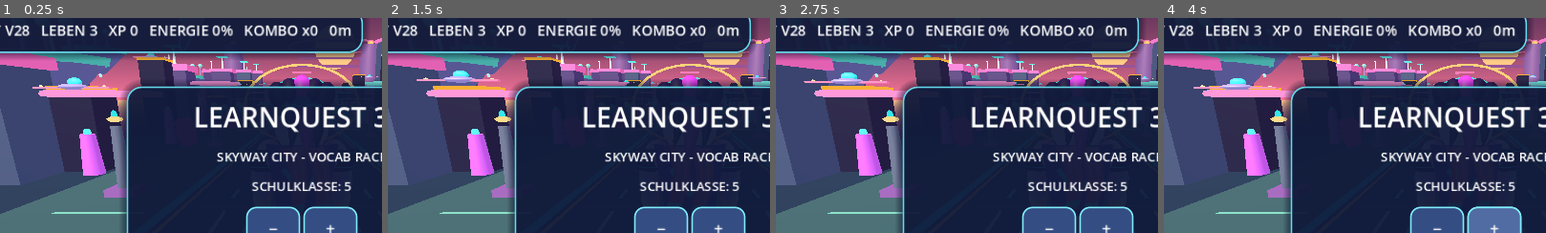
Above: before the commit, frames 1-4 (left to right).
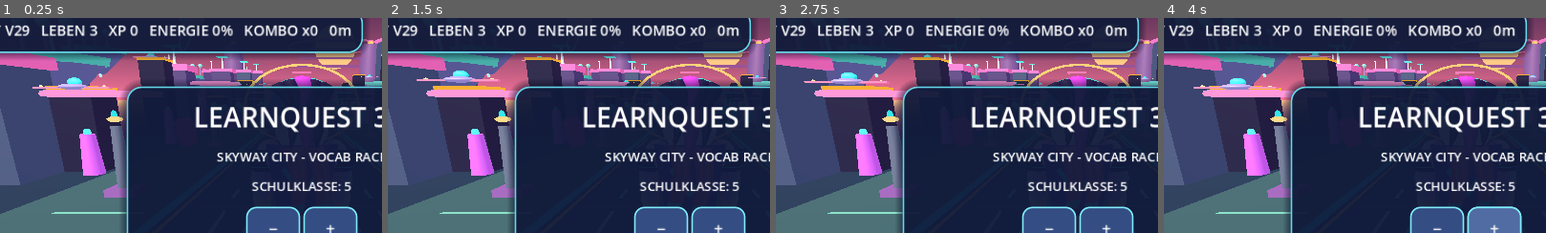
Above: after the commit, the same moments.

Repository: mtothek0703/learnquest-unity-web
Game: Godot game, scene res://main.tscn
Same seed, same stepped clock (60 frames per second), same inputs: the game is played once before the commit and once after it.
Inputs:
- Up to frame 1 (0.25 s): no input
- Up to frame 2 (1.5 s): click "RECHTS >" at 0.5 s; click "SPRINGEN" at 1.25 s
- Up to frame 3 (2.75 s): click "TURBO" at 2 s
- Up to frame 4 (4 s): click "−" at 2.75 s; click "+" at 3.5 s
The pictures show only the part of the screen within x 10-60%, y 4-54%; the shares and areas given below are measured in that part.

The runs differ from the first frame. In frame 1, 0.2% of the frame differs, in the area x 5-88%, y 3-32%; in frame 2, 0.2%; in frame 3, 0.2%; in frame 4, 0.2%.

Commit message:
Skyway V29: expressive face rig, sculpted hair crest and immutable release

Diff:
--- a/godot/rider_character.gd
+++ b/godot/rider_character.gd
@@ -99,7 +99,10 @@
     _add_animated_costume(model)
     _add_balance_arms(model)
     _add_balance_legs(model)
-    _add_face_details(model)
+    # Original animated facial rig replaces the old box-shaped smile and brows.
+    var face := preload("res://rider_face.gd").new() as Node3D
+    face.name = "ExpressiveFace"
+    model.add_child(face)
     _add_hairstyle(model)
     _add_sculpted_jacket(model)
     # Keep the original animated board and lights, hide only its old body.
@@ -400,12 +403,10 @@
         var side := float(index - 2)
         var tuft := MeshInstance3D.new()
         tuft.name = "SweptHair%d" % index
-        var tuft_mesh := SphereMesh.new()
-        tuft_mesh.radius = 0.15
-        tuft_mesh.height = 0.43
-        tuft.mesh = tuft_mesh
+        # Individually sculpted swept locks replace the spherical hair cap.
+        tuft.mesh = _build_tapered_hair_mesh(0.55, 0.15, 0.25)
         tuft.material_override = highlight if index == 2 else hair
-        tuft.position = Vector3(side * 0.17, 2.92 - absf(side) * 0.045, 0.28)
+        tuft.position = Vector3(side * 0.17, 3.05 - absf(side) * 0.045, 0.28)
         tuft.rotation.x = -0.48
         tuft.rotation.z = side * -0.17
         hairstyle.add_child(tuft)
--- /dev/null
+++ b/godot/rider_face.gd
@@ -0,0 +1,133 @@
+extends Node3D
+## Original, lightweight facial model for the imported rider. No external assets.
+## Curved mesh brows/smile, layered eyes, blush, and animated blinks replace
+## the previous box-based face without touching physics or the hoverboard.
+var clock: float = 0.0
+var eyes: Array[Node3D] = []
+var brows: Array[Node3D] = []
+
+func _ready() -> void:
+    _build_face()
+
+func _process(delta: float) -> void:
+    var rider := get_parent().get_parent()
+    var turbo := bool(rider.get("boosting")) if rider != null else false
+    clock += delta * (1.3 if turbo else 1.0)
+    var openness := _blink_factor(clock)
+    for eye in eyes:
+        eye.scale.y = lerpf(eye.scale.y, openness, minf(1.0, delta * 32.0))
+    for i in range(brows.size()):
+        var sign := -1.0 if i == 0 else 1.0
+        var target := sign * (0.10 if turbo else 0.0)
+        brows[i].rotation.z = lerpf(brows[i].rotation.z, target, minf(1.0, delta * 8.0))
+
+func _blink_factor(time: float) -> float:
+    var phase := fposmod(time, 4.0)
+    if phase > 3.82 and phase < 3.98:
+        return clampf(absf(phase - 3.90) / 0.08, 0.08, 1.0)
+    return 1.0
+
+func _material(color: Color, metallic: float = 0.0, glow: bool = false) -> StandardMaterial3D:
+    var material := StandardMaterial3D.new()
+    material.albedo_color = color
+    material.metallic = metallic
+    material.roughness = 0.48
+    if glow:
+        material.emission_enabled = true
+        material.emission = color * 0.65
+        material.emission_energy_multiplier = 1.8
+    return material
+
+func _sphere(name: String, parent: Node3D, position_3d: Vector3, radius: float, height: float, material: StandardMaterial3D) -> MeshInstance3D:
+    var node := MeshInstance3D.new()
+    node.name = name
+    var mesh := SphereMesh.new()
+    mesh.radius = radius
+    mesh.height = height
+    mesh.radial_segments = 12
+    mesh.rings = 6
+    node.mesh = mesh
+    node.material_override = material
+    node.position = position_3d
+    parent.add_child(node)
+    return node
+
+func _tube(name: String, parent: Node3D, points: PackedVector3Array, radius: float, material: StandardMaterial3D) -> MeshInstance3D:
+    # Six-sided swept tube: smooth curved silhouette, minimal mobile GPU cost.
+    var tool := SurfaceTool.new()
+    tool.begin(Mesh.PRIMITIVE_TRIANGLES)
+    const SIDES := 8
+    for i in range(points.size() - 1):
+        var a := points[i]
+        var b := points[i + 1]
+        var tangent := (b - a).normalized()
+        var across := Vector3(-tangent.y, tangent.x, 0.0).normalized()
+        for j in range(SIDES):
+            var angle0 := TAU * float(j) / float(SIDES)
+            var angle1 := TAU * float(j + 1) / float(SIDES)
+            var p00 := a + across * cos(angle0) * radius + Vector3.FORWARD * sin(angle0) * radius
+            var p01 := a + across * cos(angle1) * radius + Vector3.FORWARD * sin(angle1) * radius
+            var p10 := b + across * cos(angle0) * radius + Vector3.FORWARD * sin(angle0) * radius
+            var p11 := b + across * cos(angle1) * radius + Vector3.FORWARD * sin(angle1) * radius
+            tool.add_vertex(p00)
+            tool.add_vertex(p10)
+            tool.add_vertex(p11)
+            tool.add_vertex(p00)
+            tool.add_vertex(p11)
+            tool.add_vertex(p01)
+    tool.generate_normals()
+    var node := MeshInstance3D.new()
+    node.name = name
+    node.mesh = tool.commit()
+    node.material_override = material
+    parent.add_child(node)
+    return node
+
+func _build_face() -> void:
+    var white := _material(Color(0.99, 0.96, 0.91))
+    var iris := _material(Color(0.15, 0.42, 0.74))
+    var pupil := _material(Color(0.04, 0.05, 0.12))
+    var glint := _material(Color(0.9, 1.0, 1.0), 0.0, true)
+    var outline := _material(Color(0.14, 0.07, 0.21))
+    var blush := _material(Color(0.94, 0.38, 0.49))
+    var skin := _material(Color(0.93, 0.67, 0.49))
+    var headset := _material(Color(0.12, 0.16, 0.34), 0.55)
+    var headset_glow := _material(Color(0.16, 0.86, 1.0), 0.12, true)
+    for i in range(2):
+        var side := -1.0 if i == 0 else 1.0
+        var eye := Node3D.new()
+        eye.name = "LeftEye" if i == 0 else "RightEye"
+        eye.position = Vector3(side * 0.17, 2.47, -0.405)
+        add_child(eye)
+        _sphere("EyeOutline", eye, Vector3(0.0, 0.0, -0.015), 0.125, 0.19, outline)
+        _sphere("EyeWhite", eye, Vector3(0.0, 0.0, -0.052), 0.103, 0.16, white)
+        _sphere("Iris", eye, Vector3(-side * 0.012, 0.0, -0.129), 0.060, 0.094, iris)
+        _sphere("Pupil", eye, Vector3(-side * 0.012, 0.0, -0.168), 0.035, 0.060, pupil)
+        _sphere("EyeGlint", eye, Vector3(-side * 0.029, 0.023, -0.191), 0.017, 0.025, glint)
+        eyes.append(eye)
+        var brow := Node3D.new()
+        brow.name = "LeftBrow" if i == 0 else "RightBrow"
+        brow.position = Vector3(side * 0.17, 2.62, -0.438)
+        add_child(brow)
+        _tube("SculptedBrow", brow, PackedVector3Array([
+            Vector3(-0.105, -0.018, 0.0),
+            Vector3(-0.055, 0.015, -0.015),
+            Vector3(0.0, 0.027, -0.018),
+            Vector3(0.055, 0.015, -0.015),
+            Vector3(0.105, -0.018, 0.0)
+        ]), 0.021, outline)
+        brows.append(brow)
+        _sphere("Cheek%d" % i, self, Vector3(side * 0.33, 2.31, -0.398), 0.078, 0.06, blush)
+        # Layered neon headset remains readable from side and chase views.
+        _sphere("HeadsetShell%d" % i, self, Vector3(side * 0.48, 2.43, 0.025), 0.16, 0.22, headset)
+        _sphere("HeadsetLight%d" % i, self, Vector3(side * 0.55, 2.43, 0.035), 0.115, 0.14, headset_glow)
+    _sphere("SculptedNose", self, Vector3(0.0, 2.34, -0.48), 0.066, 0.105, skin)
+    _tube("CurvedSmile", self, PackedVector3Array([
+        Vector3(-0.17, 2.235, -0.430),
+        Vector3(-0.11, 2.205, -0.446),
+        Vector3(-0.05, 2.193, -0.454),
+        Vector3(0.0, 2.19, -0.457),
+        Vector3(0.05, 2.193, -0.454),
+        Vector3(0.11, 2.205, -0.446),
+        Vector3(0.17, 2.235, -0.430)
+    ]), 0.014, outline)
--- a/godot/smoke_test.gd
+++ b/godot/smoke_test.gd
@@ -57,6 +57,28 @@
     if (sculpted_lock.mesh as ArrayMesh).surface_get_array_len(0) < 200:
         _fail("Tapered hair mesh has insufficient geometry")
         return
+    # V29: expressive face has original curved geometry and timed blinking.
+    var face := installed_model.get_node_or_null("ExpressiveFace") as Node3D
+    if face == null:
+        _fail("Expressive facial rig is missing")
+        return
+    var smile := face.get_node_or_null("CurvedSmile") as MeshInstance3D
+    if smile == null or not (smile.mesh is ArrayMesh) or (smile.mesh as ArrayMesh).surface_get_array_len(0) < 200:
+        _fail("Sculpted curved smile mesh is missing")
+        return
+    for eye_name in ["LeftEye", "RightEye"]:
+        var eye := face.get_node_or_null(eye_name) as Node3D
+        if eye == null or eye.get_node_or_null("EyeGlint") == null:
+            _fail("Layered eye and highlight missing: " + eye_name)
+            return
+    if float(face.call("_blink_factor", 3.90)) > 0.2 or not is_equal_approx(float(face.call("_blink_factor", 1.0)), 1.0):
+        _fail("Expressive face blink timing is incorrect")
+        return
+    for index in range(5):
+        var swept := hairstyle.get_node_or_null("SweptHair%d" % index) as MeshInstance3D
+        if swept == null or not (swept.mesh is ArrayMesh) or (swept.mesh as ArrayMesh).surface_get_array_len(0) < 200:
+            _fail("Sculpted hair crest lock is missing")
+            return
     var jacket := installed_model.get_node_or_null("SculptedJacketBack") as MeshInstance3D
     var emblem := installed_model.get_node_or_null("NeonJacketEmblem") as MeshInstance3D
     if jacket == null or not (jacket.mesh is ArrayMesh) or (jacket.mesh as ArrayMesh).surface_get_array_len(0) < 300:
@@ -145,7 +167,7 @@
     if mobile_hud == null or hud_panel == null:
         _fail("Race HUD or its panel is missing")
         return
-    if not mobile_hud.text.contains("V28") or not mobile_hud.text.contains("\n") or not mobile_hud.text.contains("KOMBO x0"):
+    if not mobile_hud.text.contains("V29") or not mobile_hud.text.contains("\n") or not mobile_hud.text.contains("KOMBO x0"):
         _fail("Phone portrait HUD must display version, stats and combo on separate lines")
         return
     if hud_panel.custom_minimum_size.x > 360.0:
@@ -155,12 +177,12 @@
     if controls.columns != 4:
         _fail("Desktop controls must return to one row")
         return
-    if not mobile_hud.text.contains("SKYWAY V28") or mobile_hud.text.contains("\n"):
+    if not mobile_hud.text.contains("SKYWAY V29") or mobile_hud.text.contains("\n"):
         _fail("Desktop HUD must return to its single-line layout")
         return
     game.call("_start_game")
     var hud := game.get("hud") as Label
-    if hud == null or not hud.text.contains("SKYWAY V28") or not hud.text.contains("KOMBO x0"):
+    if hud == null or not hud.text.contains("SKYWAY V29") or not hud.text.contains("KOMBO x0"):
         _fail("Race HUD must show the current version and starting combo")
         return
     if not bool(game.get("started")):
@@ -300,5 +322,5 @@
         if answer_button.disabled:
             _fail("A new vocabulary question kept an old answer disabled")
             return
-    print("LEARNQUEST SMOKE TEST PASSED: scene, 3D world, rider, steering, jump, pickups, vocabulary, responsive V28 HUD")
+    print("LEARNQUEST SMOKE TEST PASSED: scene, 3D world, rider, steering, jump, pickups, vocabulary, responsive V29 HUD")
     quit(0)
--- a/godot/world.gd
+++ b/godot/world.gd
@@ -558,9 +558,9 @@
 func _refresh_hud() -> void:
     if hud != null:
         if mobile_hud_layout:
-            hud.text = "V28  LEBEN %d  XP %d\nENERGIE %d%%  KOMBO x%d  %dm" % [lives, xp, power, combo, int(distance)]
+            hud.text = "V29  LEBEN %d  XP %d\nENERGIE %d%%  KOMBO x%d  %dm" % [lives, xp, power, combo, int(distance)]
         else:
-            hud.text = "SKYWAY V28   LEBEN %d   XP %d   ENERGIE %d%%   KOMBO x%d   %dm" % [lives, xp, power, combo, int(distance)]
+            hud.text = "SKYWAY V29   LEBEN %d   XP %d   ENERGIE %d%%   KOMBO x%d   %dm" % [lives, xp, power, combo, int(distance)]
 
 # Follow the racer on lane changes and jumps; widen the view during turbo.
 func _update_camera(delta: float) -> void:
Not shown, changed: .github/scripts/preserve_legacy_pages.py
Not shown, changed: .github/scripts/test_preserve_legacy_pages.py
Not shown, changed: .github/workflows/publish-unity-webgl.yml
